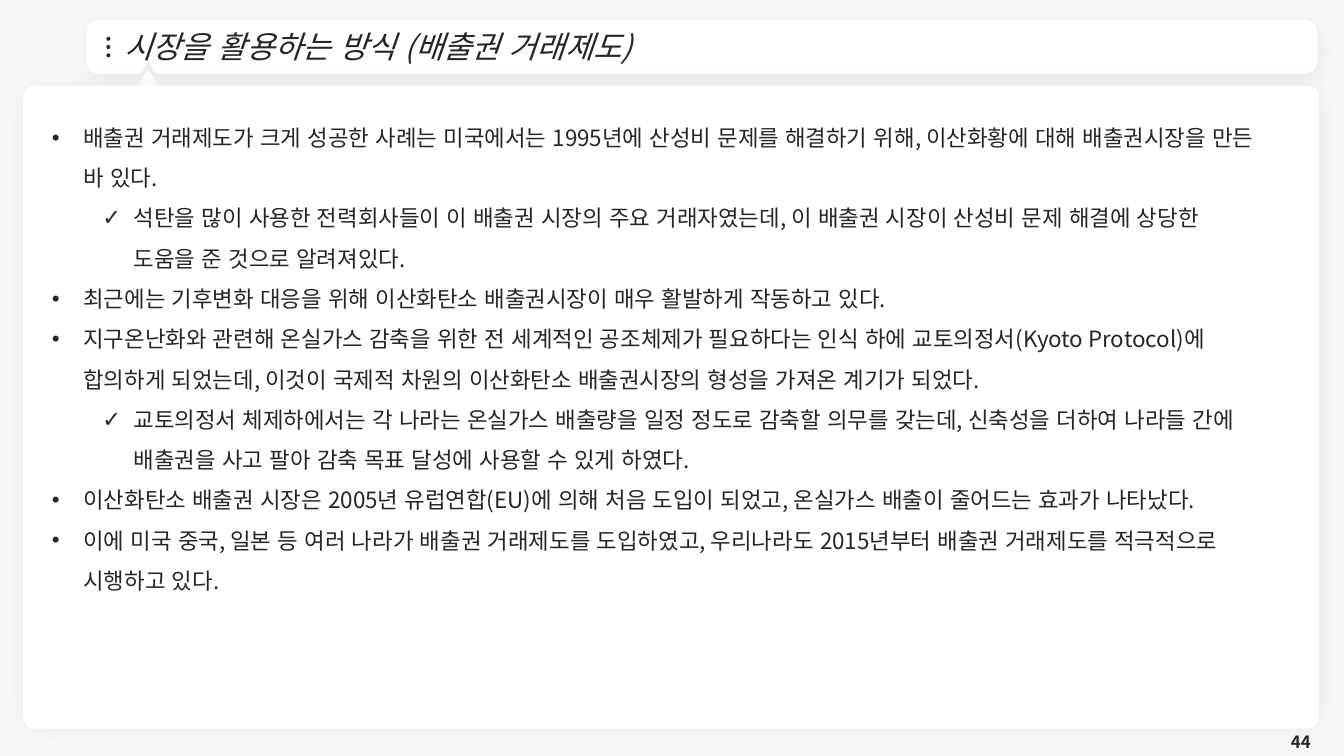
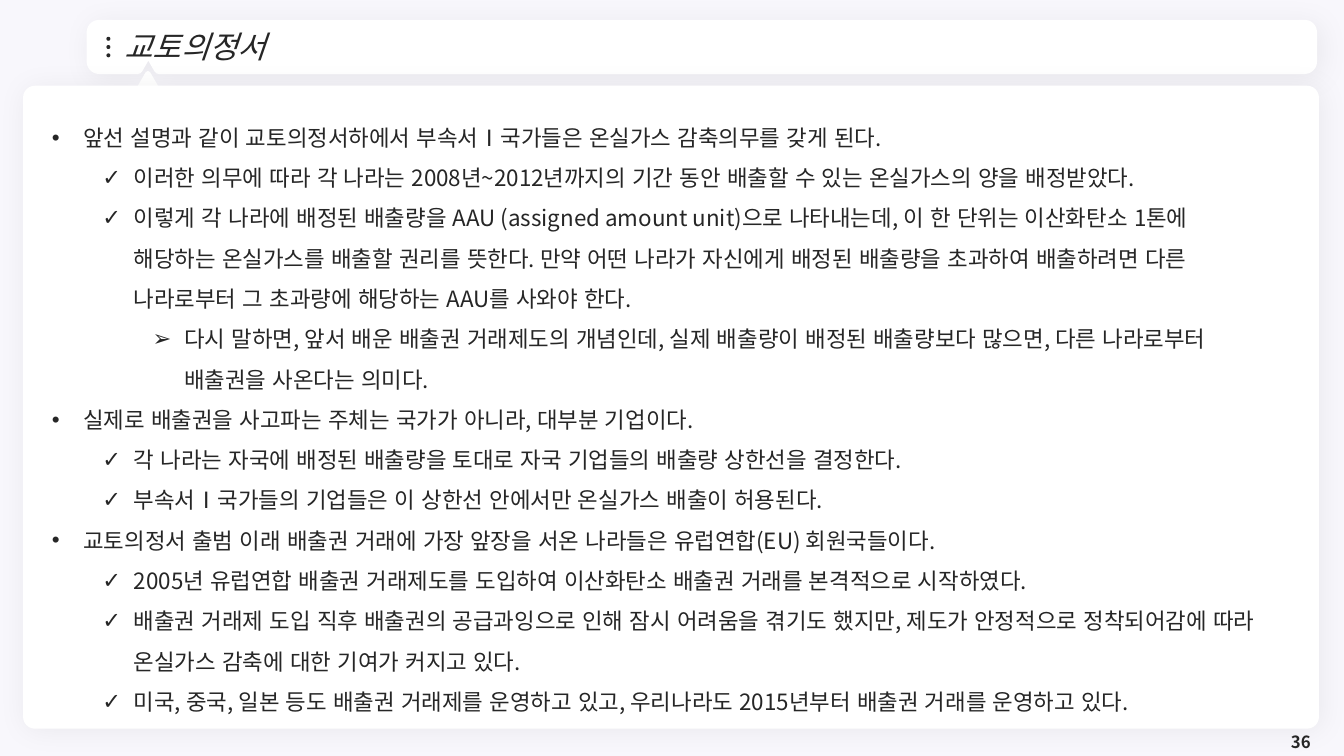
Before and after one commit to meandthey/Teaching, a slide deck: slide 36 of 재정학/01_Lectures/재정학_Chapter_7.pptx (slide 44 before the commit). Drawn at 1344x756 pixels with LibreOffice and Linux fonts; fonts in the diff are those of the drawing; background and template pictures are left out. Boxes give left, top, right and bottom in pixels: in the first picture for what was removed or moved away, otherwise in the second. Text is boxed around its words. In the diff, an @@ line names an element or a change of style, - is before the commit and + after.

```diff
--- a/재정학/01_Lectures/재정학_Chapter_7.pptx
+++ b/재정학/01_Lectures/재정학_Chapter_7.pptx
@@ title at <box>124,32,265,61</box>: text changed @@
-시장을 활용하는 방식 (배출권 거래제도)
+교토의정서
@@ text removed at <box>83,127,1253,591</box> @@
-• 배출권 거래제도가 크게 성공한 사례는 미국에서는 1995년에 산성비 문제를 해결하기 위해, 이산화황에 대해 배출권시장을 만든 바 있다.
-  ✓ 석탄을 많이 사용한 전력회사들이 이 배출권 시장의 주요 거래자였는데, 이 배출권 시장이 산성비 문제 해결에 상당한 도움을 준 것으로 알려져있다.
-• 최근에는 기후변화 대응을 위해 이산화탄소 배출권시장이 매우 활발하게 작동하고 있다.
-• 지구온난화와 관련해 온실가스 감축을 위한 전 세계적인 공조체제가 필요하다는 인식 하에 교토의정서(Kyoto Protocol)에 합의하게 되었는데, 이것이 국제적 차원의 이산화탄소 배출권시장의 형성을 가져온 계기가 되었다.
-  ✓ 교토의정서 체제하에서는 각 나라는 온실가스 배출량을 일정 정도로 감축할 의무를 갖는데, 신축성을 더하여 나라들 간에 배출권을 사고 팔아 감축 목표 달성에 사용할 수 있게 하였다.
-• 이산화탄소 배출권 시장은 2005년 유럽연합(EU)에 의해 처음 도입이 되었고, 온실가스 배출이 줄어드는 효과가 나타났다.
-• 이에 미국 중국, 일본 등 여러 나라가 배출권 거래제도를 도입하였고, 우리나라도 2015년부터 배출권 거래제도를 적극적으로 시행하고 있다.
@@ text added at <box>83,127,1254,714</box>, 16 pt, text #262626 @@
+• 앞선 설명과 같이 교토의정서하에서 부속서Ⅰ국가들은 온실가스 감축의무를 갖게 된다.
+  ✓ 이러한 의무에 따라 각 나라는 2008년~2012년까지의 기간 동안 배출할 수 있는 온실가스의 양을 배정받았다.
+  ✓ 이렇게 각 나라에 배정된 배출량을 AAU (assigned amount unit)으로 나타내는데, 이 한 단위는 이산화탄소 1톤에 해당하는 온실가스를 배출할 권리를 뜻한다. 만약 어떤 나라가 자신에게 배정된 배출량을 초과하여 배출하려면 다른 나라로부터 그 초과량에 해당하는 AAU를 사와야 한다.
+    ➢ 다시 말하면, 앞서 배운 배출권 거래제도의 개념인데, 실제 배출량이 배정된 배출량보다 많으면, 다른 나라로부터 배출권을 사온다는 의미다.
+• 실제로 배출권을 사고파는 주체는 국가가 아니라, 대부분 기업이다.
+  ✓ 각 나라는 자국에 배정된 배출량을 토대로 자국 기업들의 배출량 상한선을 결정한다.
+  ✓ 부속서Ⅰ국가들의 기업들은 이 상한선 안에서만 온실가스 배출이 허용된다.
+• 교토의정서 출범 이래 배출권 거래에 가장 앞장을 서온 나라들은 유럽연합(EU) 회원국들이다.
+  ✓ 2005년 유럽연합 배출권 거래제도를 도입하여 이산화탄소 배출권 거래를 본격적으로 시작하였다.
+  ✓ 배출권 거래제 도입 직후 배출권의 공급과잉으로 인해 잠시 어려움을 겪기도 했지만, 제도가 안정적으로 정착되어감에 따라 온실가스 감축에 대한 기여가 커지고 있다.
+  ✓ 미국, 중국, 일본 등도 배출권 거래제를 운영하고 있고, 우리나라도 2015년부터 배출권 거래를 운영하고 있다.
@@ page number at <box>1291,735,1311,748</box>: text changed @@
-44
+36
```
Also in this commit, not shown: 8 other slides changed, 4 slides added, 16 slides removed, 11 other files.
